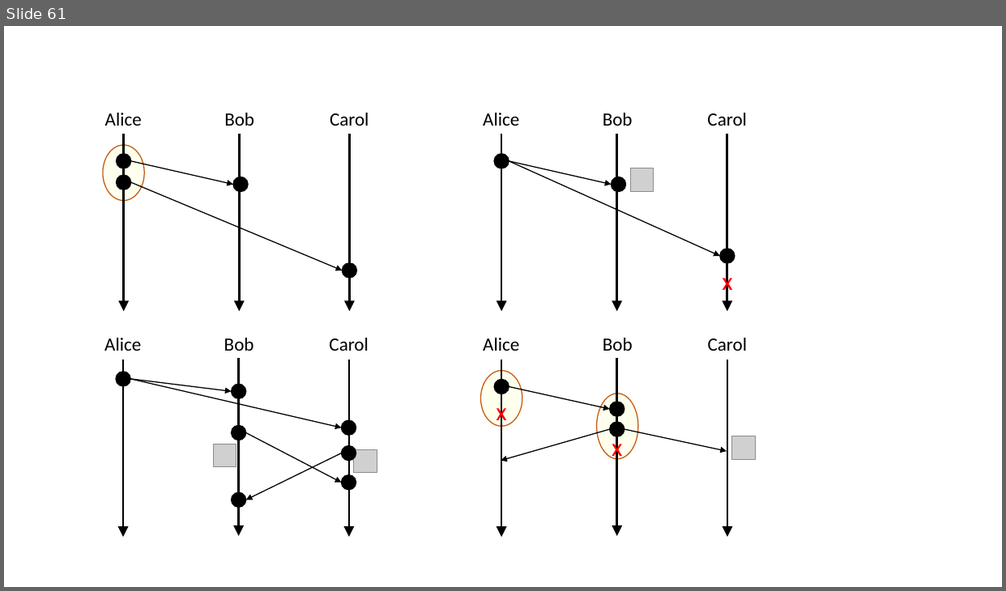
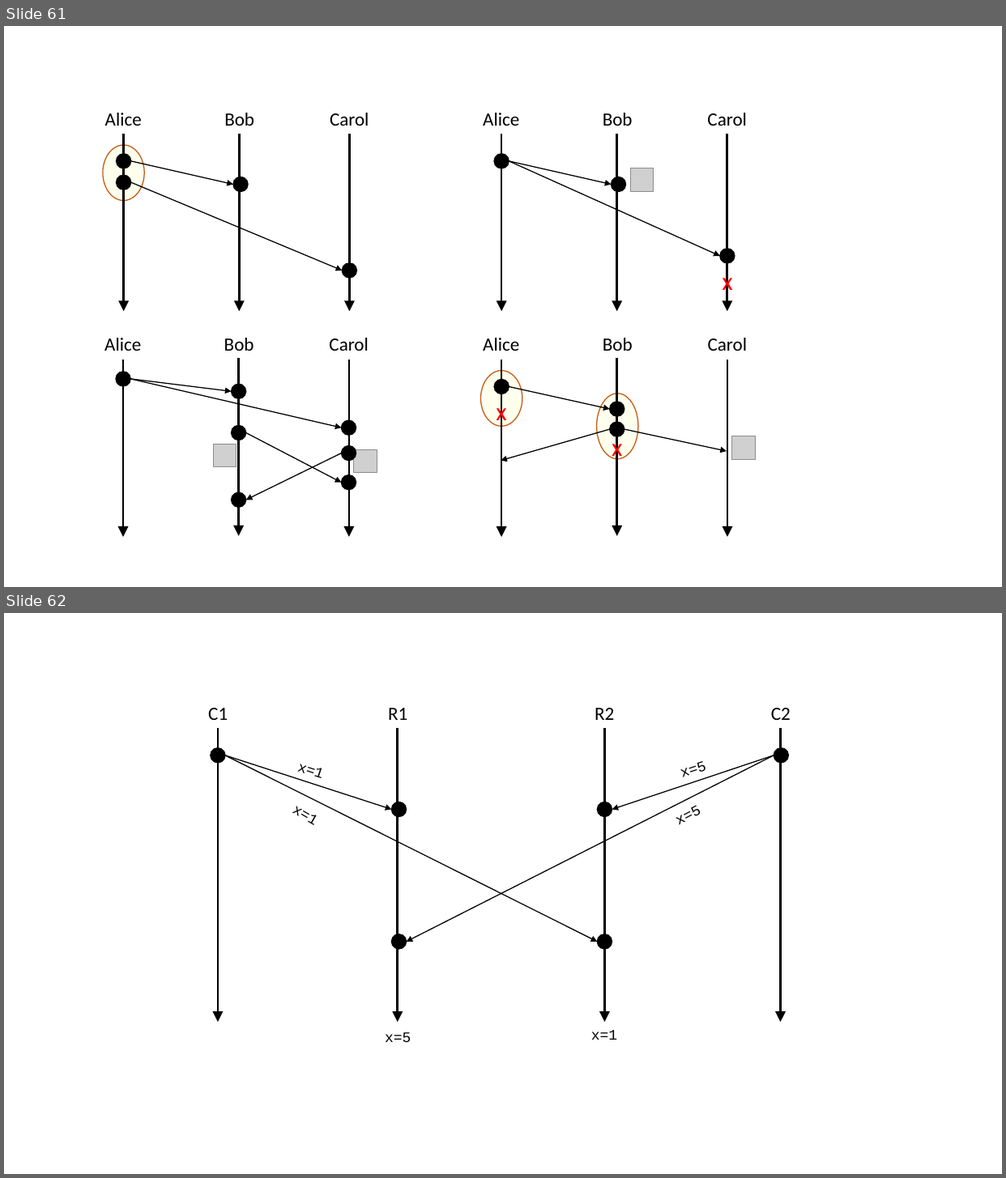
Before and after one commit to ChrisWhealy/DistributedSystemNotes, a slide deck: img/Diagrams.pptx. Shown one above the other, each under a label of ours: slide 61 before the commit, slides 61 and 62 after it. The pictures are 1006x591 and 1006x1178 pixels, drawn with LibreOffice and Linux fonts; fonts in the diff are those of the drawing; grey boxes stand for pictures. Boxes give left, top, right and bottom in pixels: in the first picture for what was removed or moved away, otherwise in the second. Text is boxed around its words. In the diff, an @@ line names an element or a change of style, - is before the commit and + after.

Commit message:
Add lecture 12

```diff
--- a/img/Diagrams.pptx
+++ b/img/Diagrams.pptx
@@ slide 62 added at <box>4,613,1002,1174</box>, background #FFFFFF @@
@@ text added at <box>208,708,228,720</box>, 18 pt, text #000000 @@
+C1
@@ text added at <box>388,708,407,720</box>, 18 pt, text #000000 @@
+R1
@@ text added at <box>594,708,614,720</box>, 18 pt, text #000000 @@
+R2
@@ text added at <box>771,708,791,720</box>, 18 pt, text #000000 @@
+C2
@@ arrow added from (218, 728) to (218, 1023), #000000 2 pt @@
@@ arrow added from (398, 728) to (398, 1023), #000000 2 pt @@
@@ arrow added from (604, 728) to (604, 1023), #000000 2 pt @@
@@ arrow added from (780, 728) to (780, 1023), #000000 2 pt @@
@@ ellipse added at <box>211,747,226,763</box>, fill #000000, outline #000000 1 pt @@
@@ arrow added from (226, 756) to (598, 942), #000000 1 pt @@
@@ arrow added from (226, 756) to (392, 809), #000000 1 pt @@
@@ arrow added from (774, 756) to (406, 942), #000000 1 pt @@
@@ arrow added from (774, 756) to (612, 809), #000000 1 pt @@
@@ ellipse added at <box>774,747,789,763</box>, fill #000000, outline #000000 1 pt @@
@@ text added at <box>297,764,322,778</box>, 14 pt, text #000000 @@
+x=1
@@ text added at <box>682,762,707,782</box>, 14 pt, text #000000 @@
+x=5
@@ text added at <box>292,806,314,825</box>, 14 pt, text #000000 @@
+x=1
@@ ellipse added at <box>392,803,407,817</box>, fill #000000, outline #000000 1 pt @@
@@ ellipse added at <box>598,803,612,817</box>, fill #000000, outline #000000 1 pt @@
@@ text added at <box>679,811,694,825</box>, 14 pt, text #000000 @@
+x=5
@@ ellipse added at <box>392,934,407,949</box>, fill #000000, outline #000000 1 pt @@
@@ ellipse added at <box>598,934,612,949</box>, fill #000000, outline #000000 1 pt @@
@@ text added at <box>385,1033,411,1042</box>, 14 pt, text #000000 @@
+x=5
@@ text added at <box>591,1030,617,1040</box>, 14 pt, text #000000 @@
+x=1
```
Also in this commit, not shown: 7 other slides added, 13 other files.
